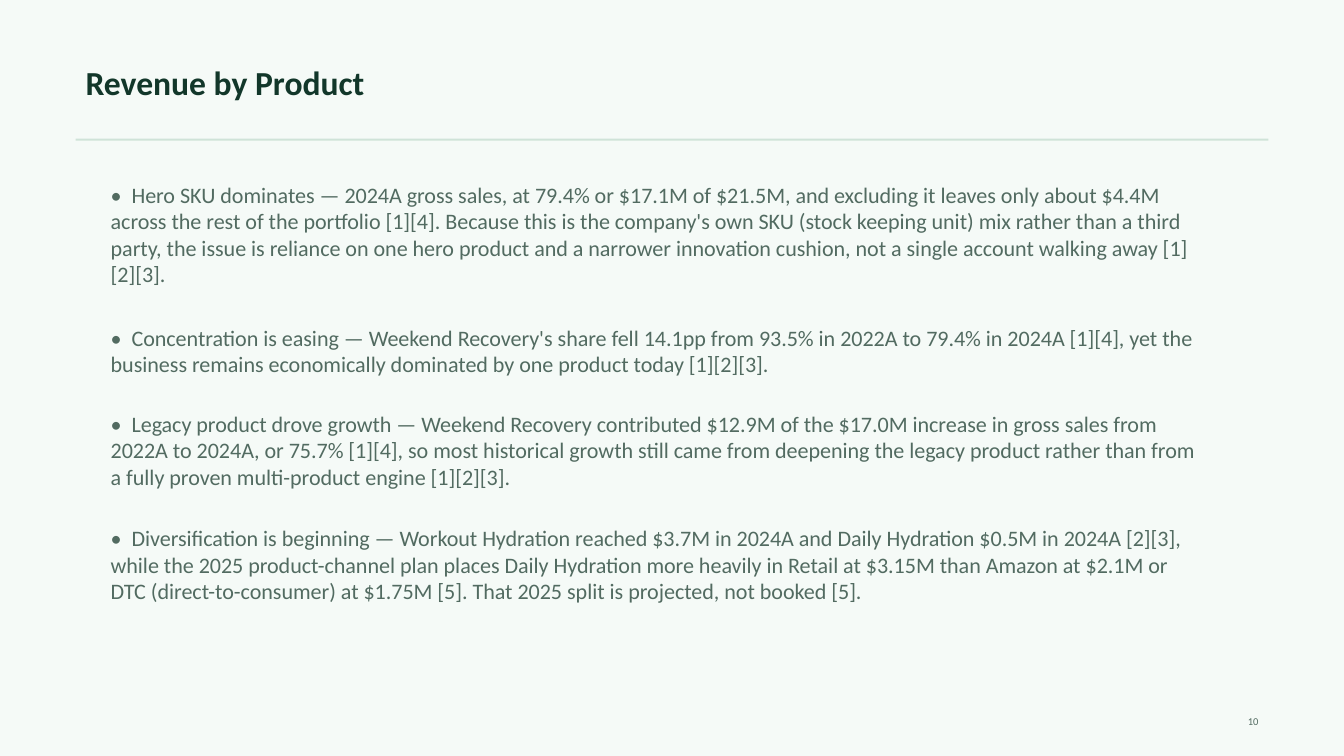
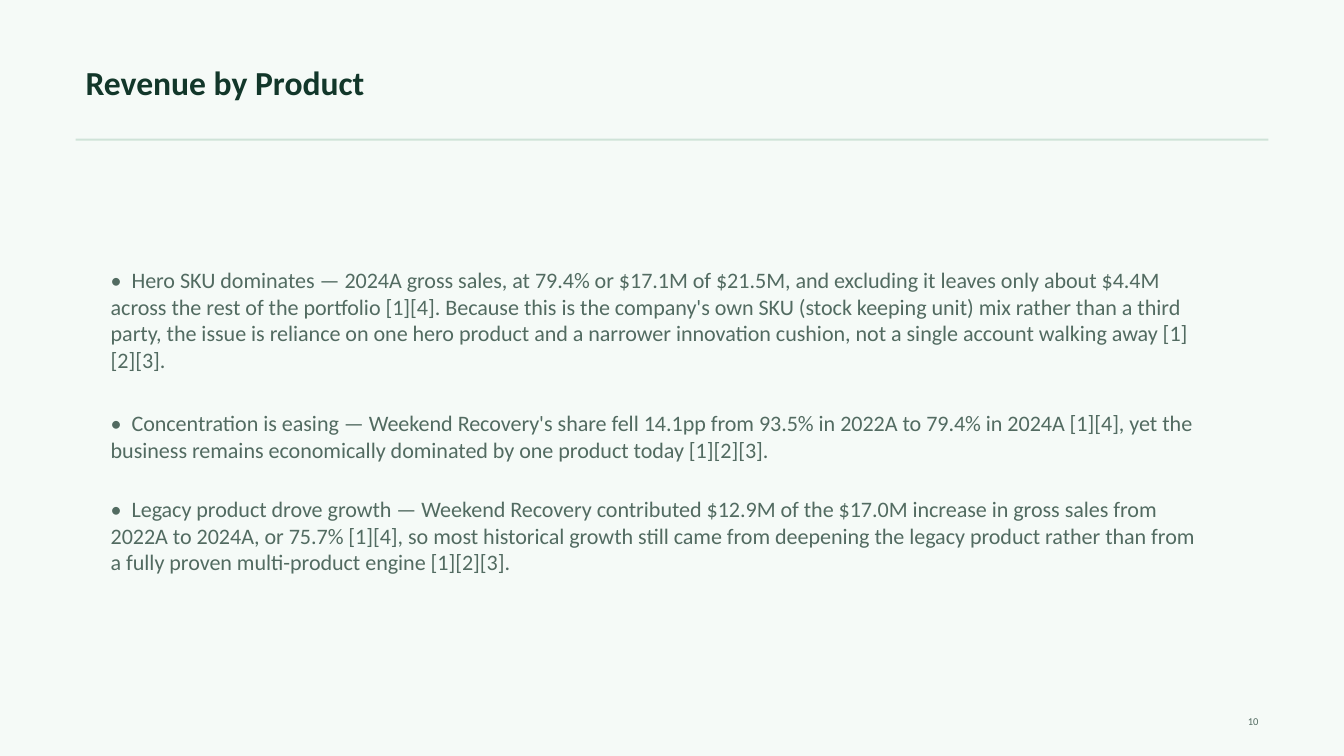
Before and after one commit to satyam-binocs/financials-ppt-poc, a slide deck: slide 10 of .codex-finalizer/phase2-candidate.pptx. Drawn at 1344x756 pixels with LibreOffice and Linux fonts; fonts in the diff are those of the drawing. Boxes give left, top, right and bottom in pixels: in the first picture for what was removed or moved away, otherwise in the second. Text is boxed around its words. In the diff, an @@ line names an element or a change of style, - is before the commit and + after.

```diff
--- a/.codex-finalizer/phase2-candidate.pptx
+++ b/.codex-finalizer/phase2-candidate.pptx
@@ 3 texts: place and size @@
-3 texts at (111, 187, 1194, 489)
+3 texts at (111, 272, 1194, 574)
@@ text removed at (111, 530, 1181, 603) @@
-• Diversification is beginning — Workout Hydration reached $3.7M in 2024A and Daily Hydration $0.5M in 2024A [2][3], while the 2025 product-channel plan places Daily Hydration more heavily in Retail at $3.15M than Amazon at $2.1M or DTC (direct-to-consumer) at $1.75M [5]. That 2025 split is projected, not booked [5].
```
Also in this commit, not shown: 22 other slides changed, 19 other files.
